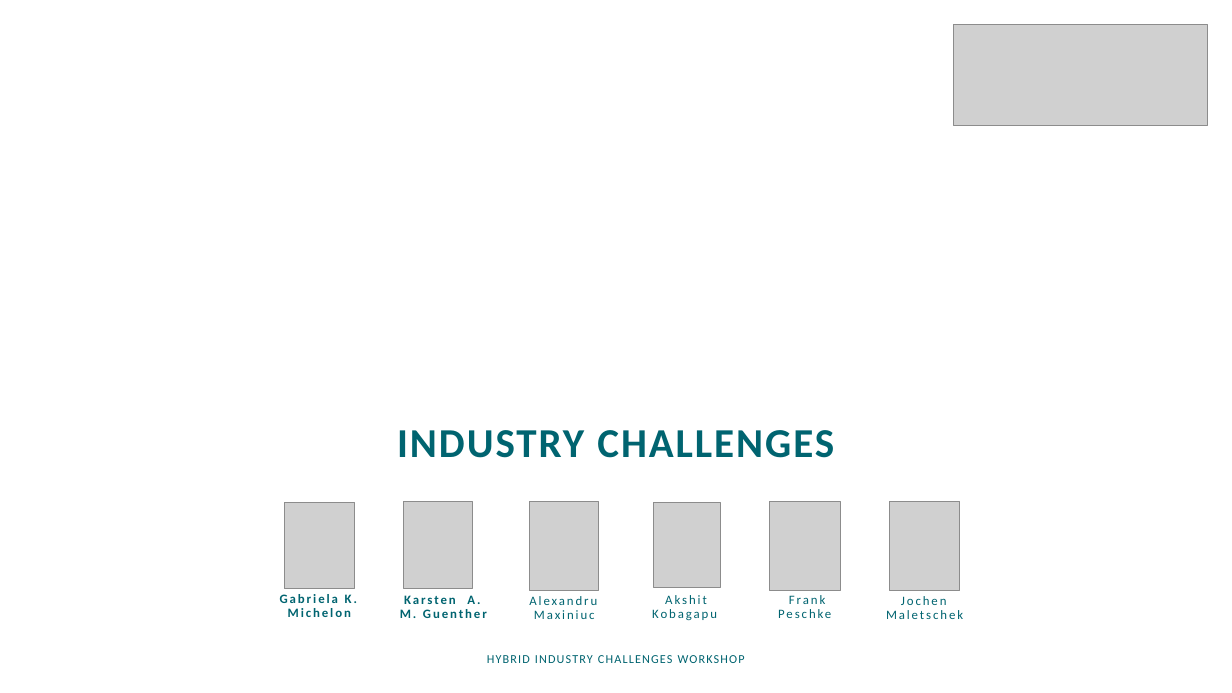
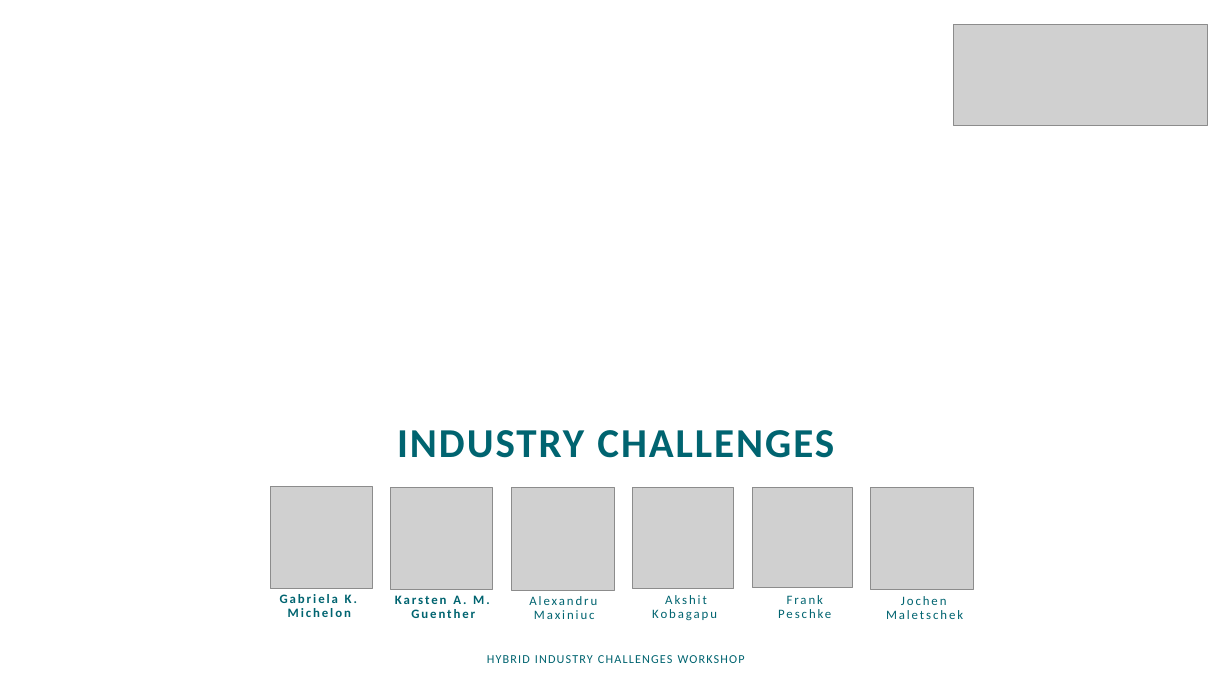
Before and after one commit to avengineers/SPLC2023, a slide deck: slide 1 of Challenges_at_Marquardt.pptx. Drawn at 1232x693 pixels with LibreOffice and Linux fonts; fonts in the diff are those of the drawing; grey boxes stand for pictures; background and template pictures are left out. Boxes give left, top, right and bottom in pixels: in the first picture for what was removed or moved away, otherwise in the second. Text is boxed around its words. In the diff, an @@ line names an element or a change of style, - is before the commit and + after.

Commit message:
Reworked our profile pictures, some review done

```diff
--- a/Challenges_at_Marquardt.pptx
+++ b/Challenges_at_Marquardt.pptx
@@ picture: place and size @@
-picture at <box>284,503,354,590</box>
+picture at <box>271,486,373,589</box>
@@ picture: place and size @@
-picture at <box>404,502,473,589</box>
+picture at <box>391,487,494,590</box>
@@ picture: place and size @@
-picture at <box>530,502,599,591</box>
+picture at <box>511,487,615,591</box>
@@ picture: place and size @@
-picture at <box>654,503,721,588</box>
+picture at <box>633,487,735,589</box>
@@ picture: place and size @@
-picture at <box>770,501,840,590</box>
+picture at <box>752,487,852,587</box>
@@ picture: place and size @@
-picture at <box>890,501,960,591</box>
+picture at <box>871,487,973,590</box>
@@ text "Karsten A. M. Guenther" rewrapped from <box>400,595,487,618</box> to <box>395,595,490,618</box> @@
```
Also in this commit, not shown: 8 other slides changed.
